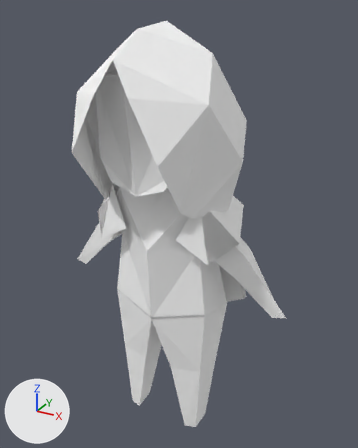
Two versions of the Blender file Assets/Models/player.blend, one commit apart.
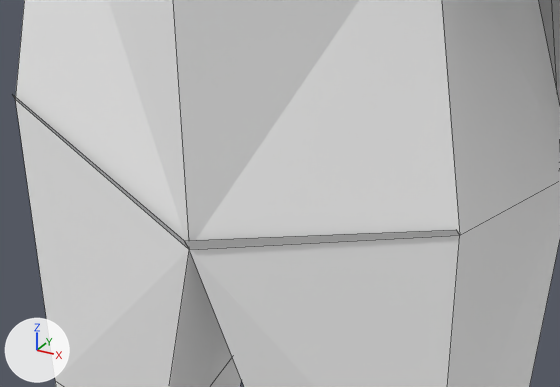
There are two pictures of each version: one whole from a 50 mm camera at (1.225, -2.01, 2.326) aimed at (0.032, 0.159, 1.242), one close up on the part from 32% to 63% of the width and 60% to 77% of the height. Arrows for +X, +Y and +Z are at lower left; the lights stay in place. The close-ups show mesh edges as thin lines. The same objects are shown in both versions, whatever each file hides.

Script lines for the objects in view, before the commit:
```python
me_cube_001 = bpy.data.meshes.new('Cube.001')
me_cube_001.from_pydata(...)  # 73 vertices, 59 faces; spans x 0.0..0.68, y -0.59..0.31, z 0.0..2.27
me_cube_001.materials.append(mat_material)  # white #ffffff
# before: 63 (0.0, -0.32, 0.77) at pixel (189, 249), 64 (0.28, -0.24, 0.83) at pixel (459, 235), 69 (0.0, -0.33, 0.78) at pixel (184, 240), 70 (0.28, -0.24, 0.84) at pixel (456, 229), 71 (0.0, -0.32, 0.77) at pixel (189, 249)
# before: 72 (0.28, -0.24, 0.83) at pixel (459, 235)
ob_playermodel = bpy.data.objects.new('PlayerModel', me_cube_001)
ob_playermodel.location = (0.0, 0.224, 0.0)
_m = ob_playermodel.modifiers.new('Mirror', 'MIRROR')
_m.use_clip = True
```
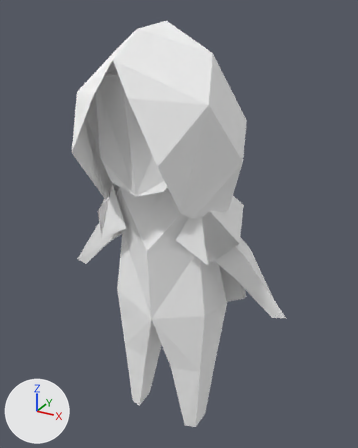
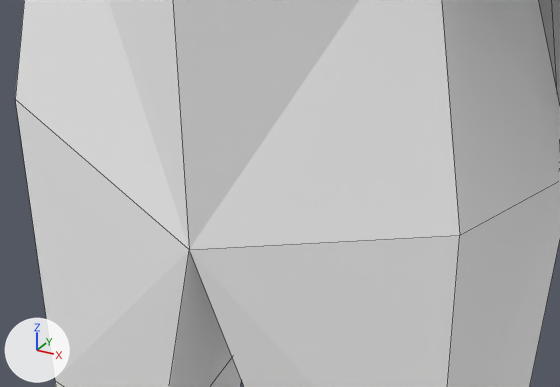
Pixel boxes (x1, y1, x2, y2) of what changed, in the close-ups (560 x 387 px):
'PlayerModel', reshaped: before (13, 0, 560, 387); after (15, 0, 560, 387)
part 1 of me_cube_001, deleted: before (13, 95, 459, 249)

What the commit changed:
me_cube_001 has 73 vertices, 59 faces and spans x 0.0..0.68, y -0.59..0.31, z 0.0..2.27.
me_cube_001 is used by ob_playermodel; location (0.0, 0.224, 0.0).
Verts and faces of me_cube_001; kept vertices keep their numbers, new ones are numbered from 73.
Part 1, on me_cube_001:
Vertices deleted: 69 to 72 (with the faces that use them).
